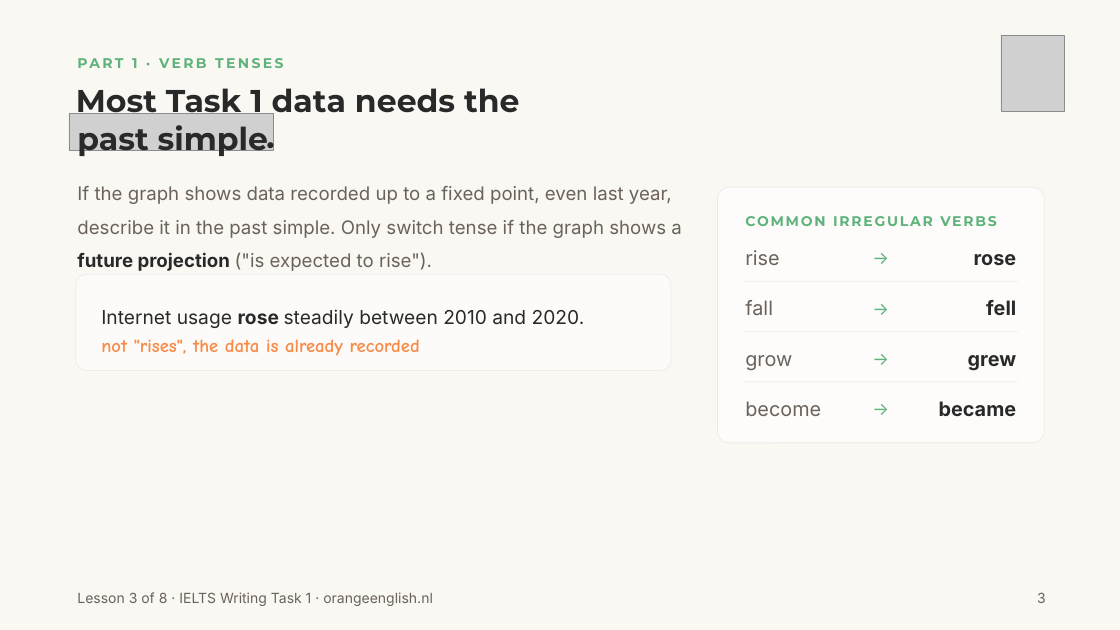
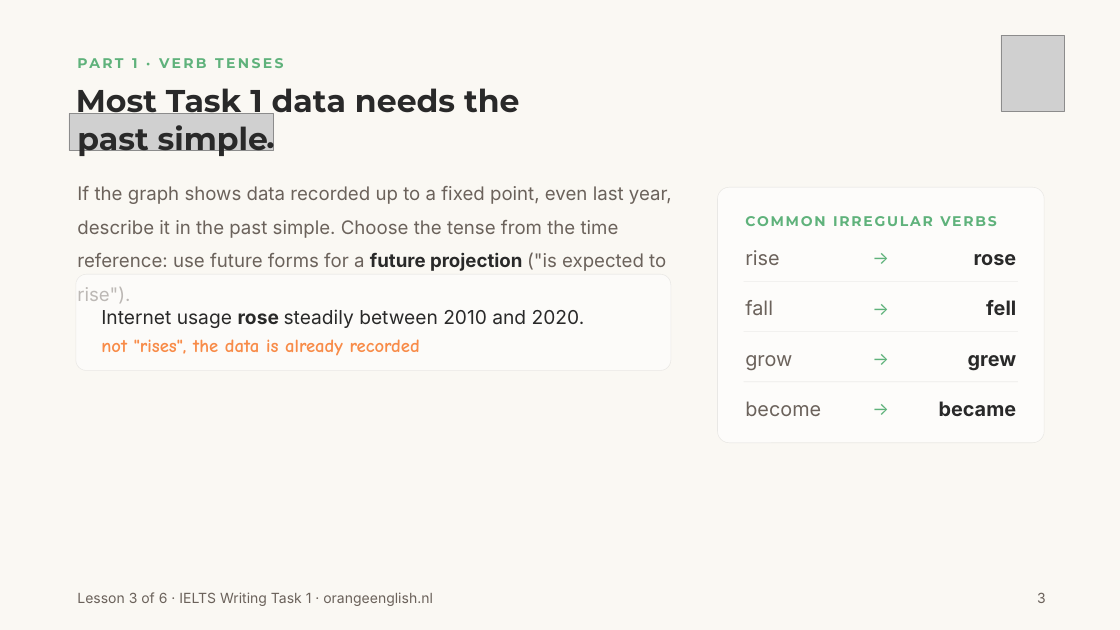
Before and after one commit to orangeenglishielts/linegraphs, a slide deck: slide 3 of OrangeEnglish_Lesson3_GrammarForDataDescription.pptx. Drawn at 1120x630 pixels with LibreOffice and Linux fonts; fonts in the diff are those of the drawing; grey boxes stand for pictures; background and template pictures are left out. Boxes give left, top, right and bottom in pixels: in the first picture for what was removed or moved away, otherwise in the second. Text is boxed around its words. In the diff, an @@ line names an element or a change of style, - is before the commit and + after.

```diff
--- a/OrangeEnglish_Lesson3_GrammarForDataDescription.pptx
+++ b/OrangeEnglish_Lesson3_GrammarForDataDescription.pptx
@@ text at (x1=77, y1=186, x2=672, y2=303): text changed @@
-If the graph shows data recorded up to a fixed point, even last year, describe it in the past simple. Only switch tense if the graph shows a future projection ("is expected to rise").
+If the graph shows data recorded up to a fixed point, even last year, describe it in the past simple. Choose the tense from the time reference: use future forms for a future projection ("is expected to rise").
@@ text at (x1=77, y1=592, x2=433, y2=606): text changed @@
-Lesson 3 of 8 · IELTS Writing Task 1 · orangeenglish.nl
+Lesson 3 of 6 · IELTS Writing Task 1 · orangeenglish.nl
```
Also in this commit, not shown: 7 other slides changed, 45 other files.
